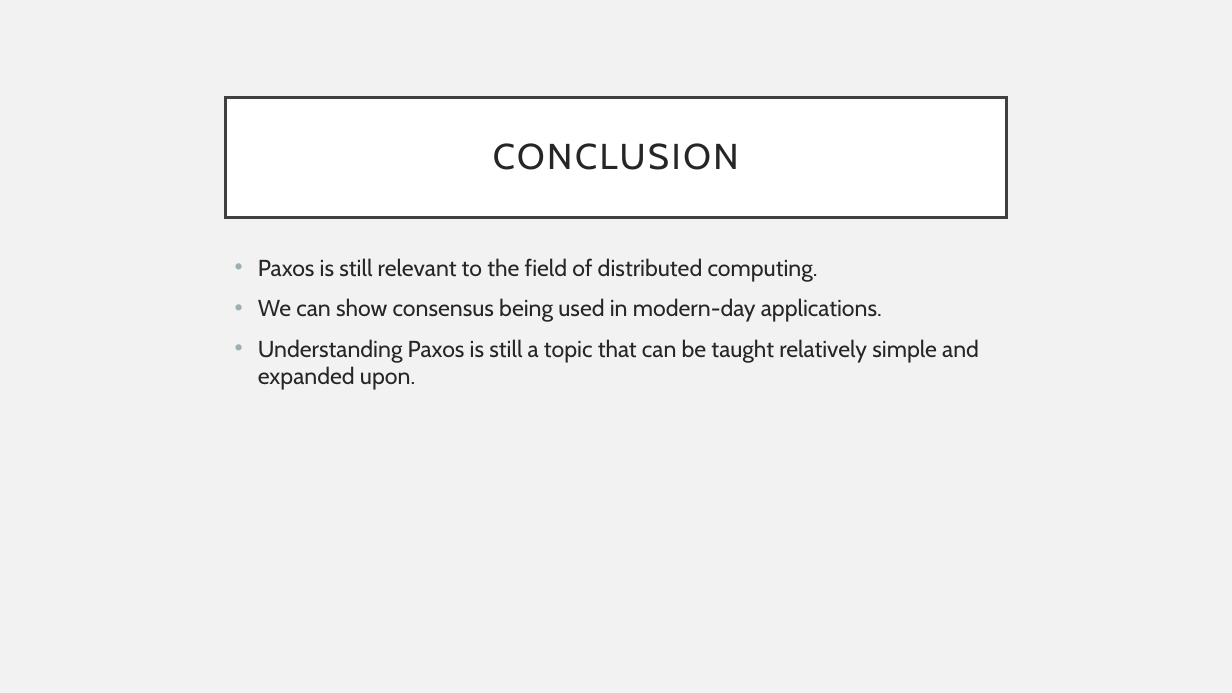
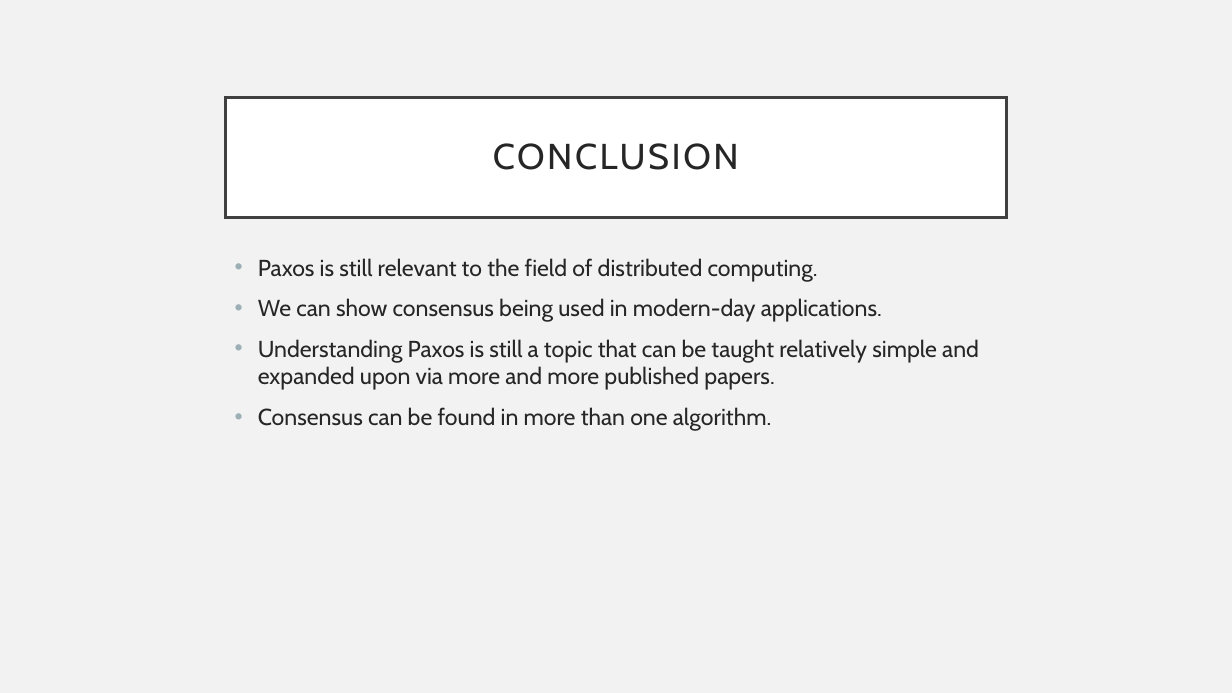
Before and after one commit to CodeFluent/Notes, a slide deck: slide 13 of CS-6220/hw/Grad_Project/Paxos Algorithm.pptx (slide 11 before the commit). Drawn at 1232x693 pixels with LibreOffice and Linux fonts; fonts in the diff are those of the drawing. Boxes give left, top, right and bottom in pixels: in the first picture for what was removed or moved away, otherwise in the second. Text is boxed around its words. In the diff, an @@ line names an element or a change of style, - is before the commit and + after.

```diff
--- a/CS-6220/hw/Grad_Project/Paxos Algorithm.pptx
+++ b/CS-6220/hw/Grad_Project/Paxos Algorithm.pptx
@@ text at box(258, 339, 979, 431): text changed @@
-• Understanding Paxos is still a topic that can be taught relatively simple and expanded upon.
+• Understanding Paxos is still a topic that can be taught relatively simple and expanded upon via more and more published papers.
+• Consensus can be found in more than one algorithm.
```
Also in this commit, not shown: 1 other slide changed, 2 slides added, 1 other file.
